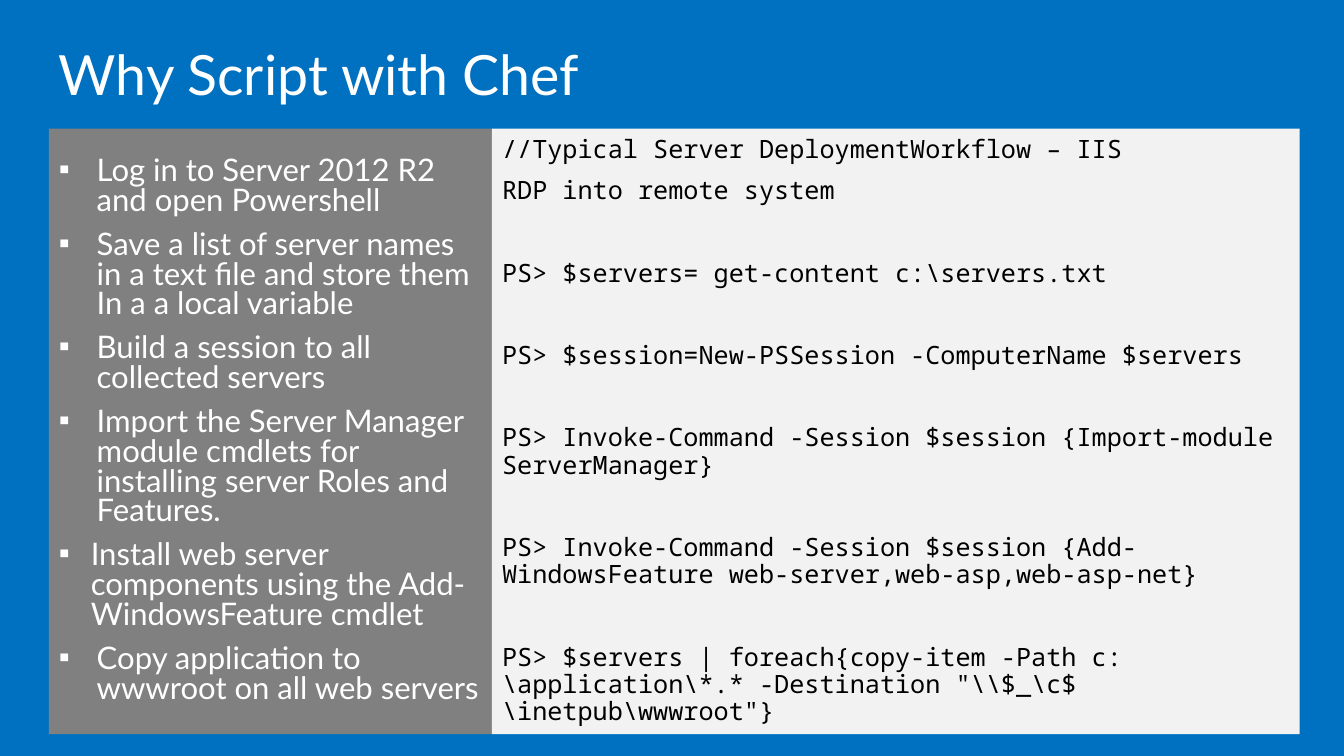
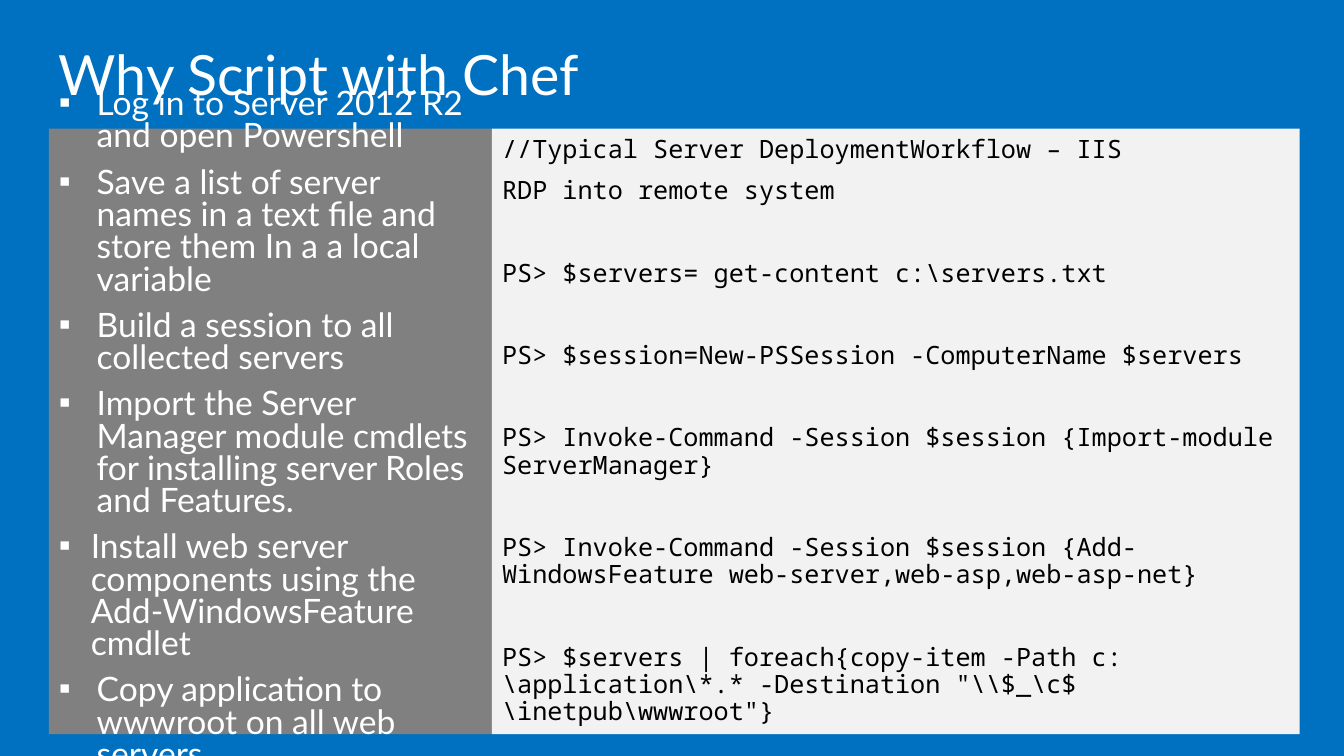
Before and after one commit to microsoft/AcademicContent, a slide deck: slide 6 of Complimentary Course Content/Module7/Lessons/Module7_Lesson3 Introduction to Chef.pptx. Drawn at 1344x756 pixels with LibreOffice and Linux fonts; fonts in the diff are those of the drawing. Boxes give left, top, right and bottom in pixels: in the first picture for what was removed or moved away, otherwise in the second. Text is boxed around its words. In the diff, an @@ line names an element or a change of style, - is before the commit and + after.

```diff
--- a/Complimentary Course Content/Module7/Lessons/Module7_Lesson3 Introduction to Chef.pptx
+++ b/Complimentary Course Content/Module7/Lessons/Module7_Lesson3 Introduction to Chef.pptx
@@ text "Log in to Server 2012 ..." at <box>48,129,492,735</box>: size 22.2 to 24 pt @@
```
Also in this commit, not shown: 2 other slides changed.
